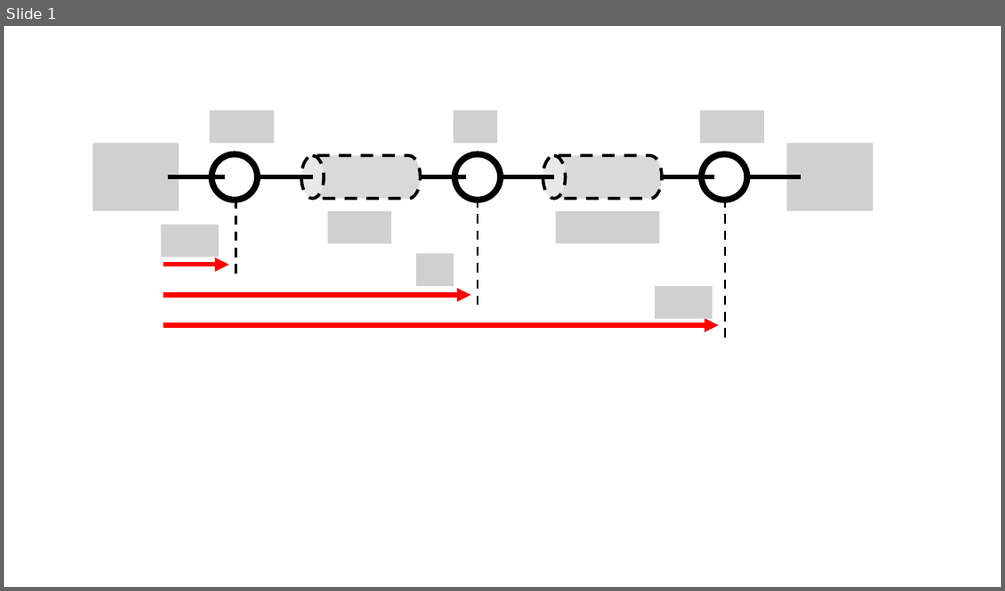
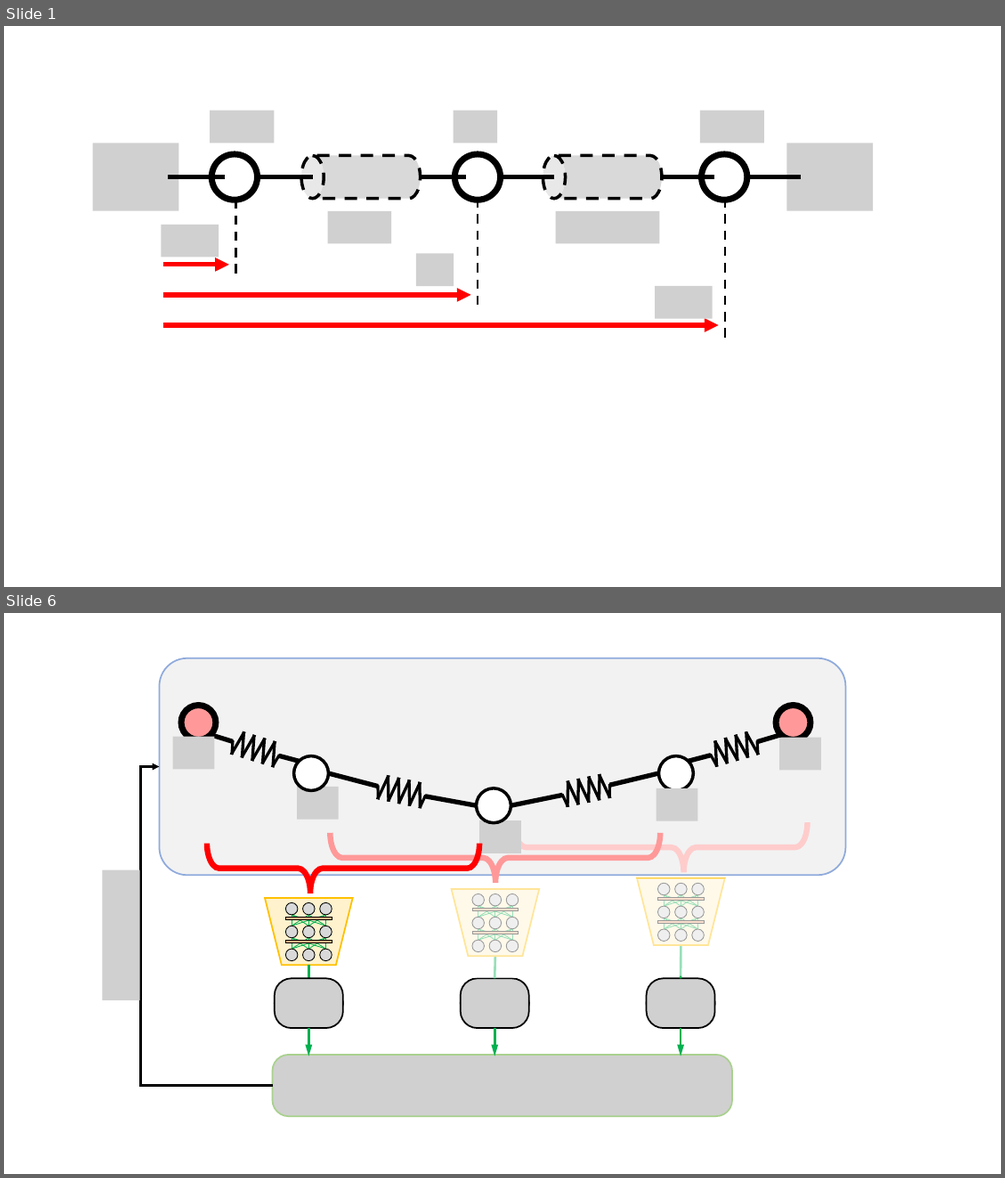
Before and after one commit to CS-433/project2_PINN_ACJ, a slide deck: derivations/spring-mass-diagram.pptx. Shown one above the other, each under a label of ours: slide 1 before the commit, slides 1 and 6 after it; the slides between them are not shown. The pictures are 1005x591 and 1005x1178 pixels, drawn with LibreOffice and Linux fonts; fonts in the diff are those of the drawing; grey boxes stand for pictures. Boxes give left, top, right and bottom in pixels: in the first picture for what was removed or moved away, otherwise in the second. Text is boxed around its words. In the diff, an @@ line names an element or a change of style, - is before the commit and + after.

```diff
--- a/derivations/spring-mass-diagram.pptx
+++ b/derivations/spring-mass-diagram.pptx
@@ slide 6 added at (4,613,1001,1174), background #FFFFFF @@
@@ rounded rectangle added at (160,657,846,875), fill #F2F2F2, outline #8FAADC 1.5 pt @@
@@ elbow arrow added from (273, 1086) to (160, 766), #000000 2.25 pt @@
@@ group added at (173,705,821,854): 40 parallelograms, 8 lines, 5 ellipses, 5 pictures @@
@@ right brace added at (514,822,808,872), outline #FFCCCC 5.5 pt @@
@@ right brace added at (207,843,479,893), outline #FF0000 5.5 pt @@
@@ right brace added at (330,833,660,884), outline #FF9999 5.5 pt @@
@@ picture added at (103,869,140,999) @@
@@ group added at (631,877,732,976): 18 lines, 9 ellipses, 3 rectangles, 1 trapezoid @@
@@ group added at (446,883,547,978): 18 lines, 9 ellipses, 3 rectangles, 1 trapezoid @@
@@ group added at (265,898,353,965): 18 lines, 9 ellipses, 2 rectangles, 1 trapezoid @@
@@ line added from (495, 957) to (494, 979), #00B050 2.25 pt @@
@@ line added from (680, 945) to (680, 979), #00B050 2.25 pt @@
@@ ellipse added at (275,986,343,1021), fill #FBE5D6, outline #000000 1.5 pt @@
@@ picture added at (275,979,343,1028) @@
@@ line added from (309, 965) to (309, 979), #00B050 2.25 pt @@
@@ ellipse added at (461,986,529,1021), fill #FBE5D6, outline #000000 1.5 pt @@
@@ picture added at (461,979,529,1028) @@
@@ ellipse added at (647,986,715,1021), fill #FBE5D6, outline #000000 1.5 pt @@
@@ picture added at (647,979,715,1028) @@
@@ arrow added from (309, 1028) to (309, 1056), #00B050 2.25 pt @@
@@ arrow added from (494, 1028) to (494, 1056), #00B050 2.25 pt @@
@@ arrow added from (680, 1028) to (680, 1056), #00B050 2.25 pt @@
@@ picture added at (273,1054,732,1116) @@
```
Also in this commit, not shown: 6 other slides added, 4 other files.
